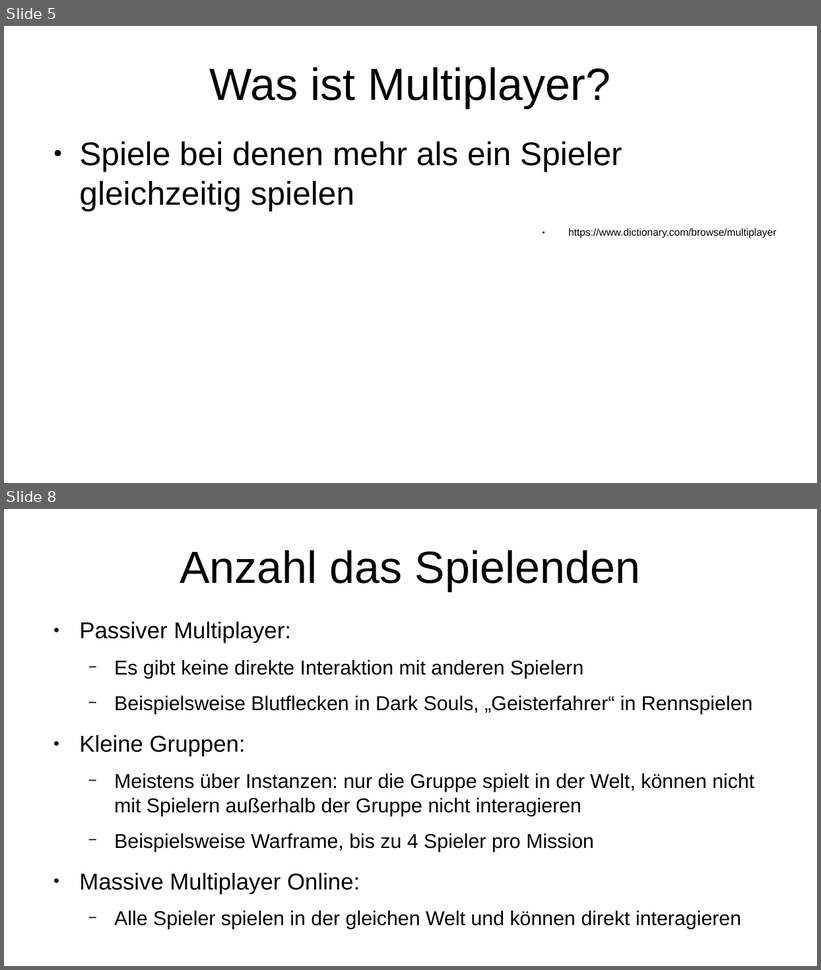
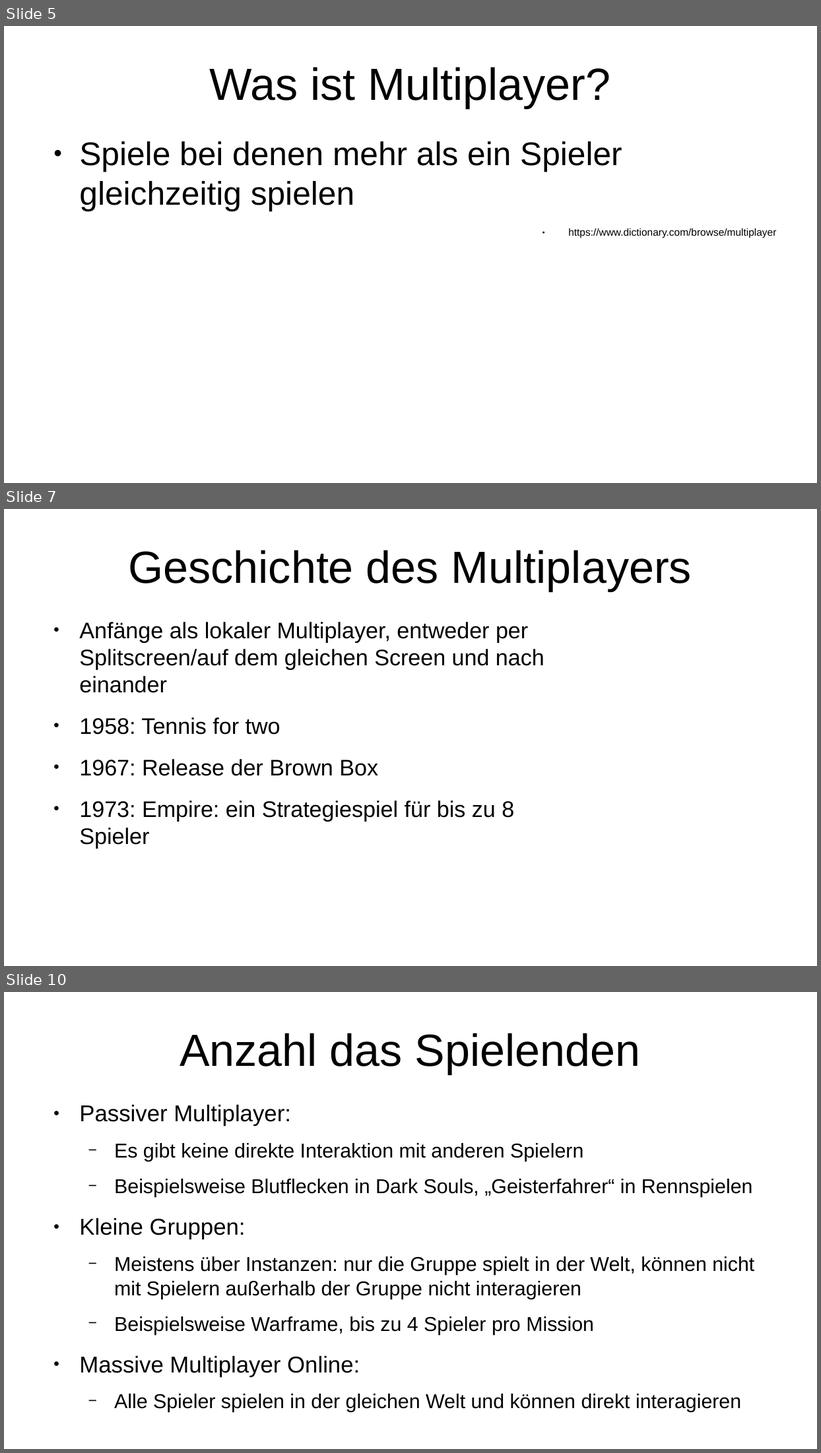
Before and after one commit to Aureumignis/UniStuff, a slide deck: WISE2020/HTiESD/HTiEDS_Praesentation.odp. Shown one above the other, each under a label of ours: slides 5 and 8 before the commit, slides 5, 7 and 10 after it; the slides between them are not shown. The pictures are 821x970 and 821x1453 pixels, drawn with LibreOffice and Linux fonts; fonts in the diff are those of the drawing. Boxes give left, top, right and bottom in pixels: in the first picture for what was removed or moved away, otherwise in the second. Text is boxed around its words. In the diff, an @@ line names an element or a change of style, - is before the commit and + after.

```diff
--- a/WISE2020/HTiESD/HTiEDS_Praesentation.odp
+++ b/WISE2020/HTiESD/HTiEDS_Praesentation.odp
@@ slide 7 added at (x1=4, y1=509, x2=817, y2=966), background #FFFFFF @@
@@ title added at (x1=129, y1=550, x2=692, y2=591), 44 pt, text #000000 @@
+Geschichte des Multiplayers
@@ text added at (x1=79, y1=622, x2=545, y2=848), 22 pt, text #000000 @@
+● Anfänge als lokaler Multiplayer, entweder per Splitscreen/auf dem gleichen Screen und nach einander
+● 1958: Tennis for two
+● 1967: Release der Brown Box
+● 1973: Empire: ein Strategiespiel für bis zu 8 Spieler
@@ what was slide 8 is now slide 10 @@
```
Also in this commit, not shown: 4 slides changed, 5 other slides added, 2 slides removed.
